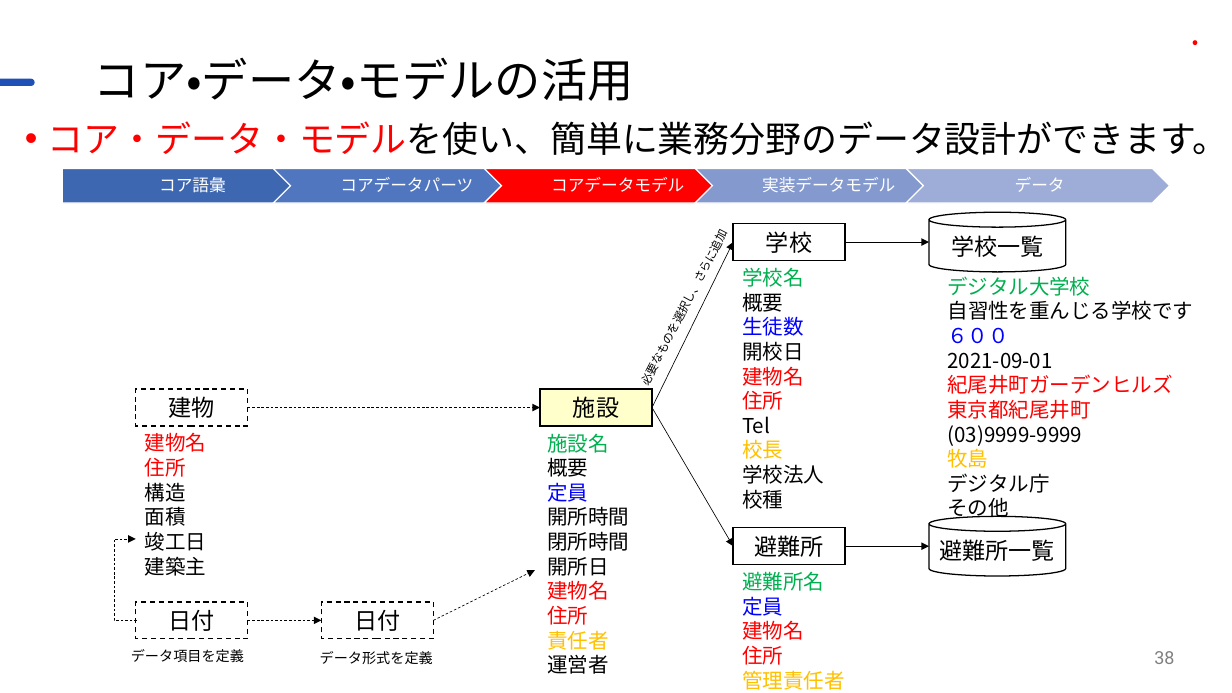
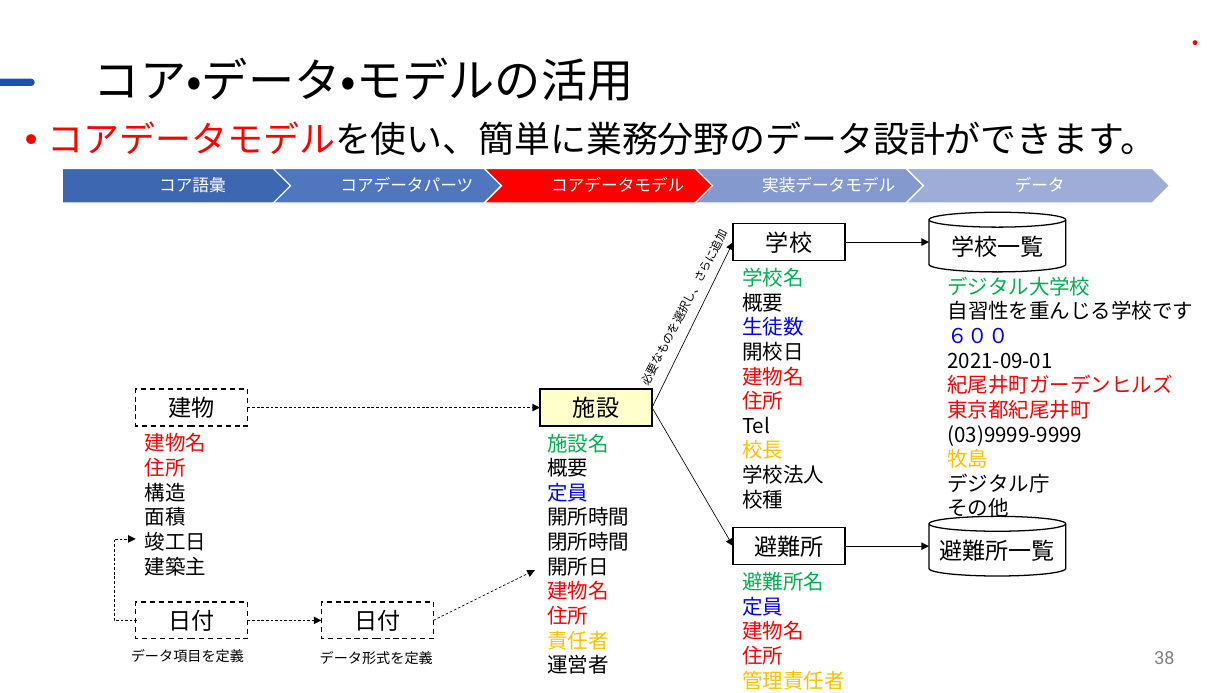
Before and after one commit to JDA-DM/GIF, a slide deck: slide 38 of 410_全体説明/412_GIF説明資料_詳細版.pptx. Drawn at 1232x693 pixels with LibreOffice and Linux fonts; fonts in the diff are those of the drawing; background and template pictures are left out. Boxes give left, top, right and bottom in pixels: in the first picture for what was removed or moved away, otherwise in the second. Text is boxed around its words. In the diff, an @@ line names an element or a change of style, - is before the commit and + after.

```diff
--- a/410_全体説明/412_GIF説明資料_詳細版.pptx
+++ b/410_全体説明/412_GIF説明資料_詳細版.pptx
@@ text at (x1=48, y1=121, x2=1157, y2=155): text changed @@
-• コア・データ・モデルを使い、簡単に業務分野のデータ設計ができます。
+• コアデータモデルを使い、簡単に業務分野のデータ設計ができます。
```
Also in this commit, not shown: 4 other slides changed, 1 other file.
